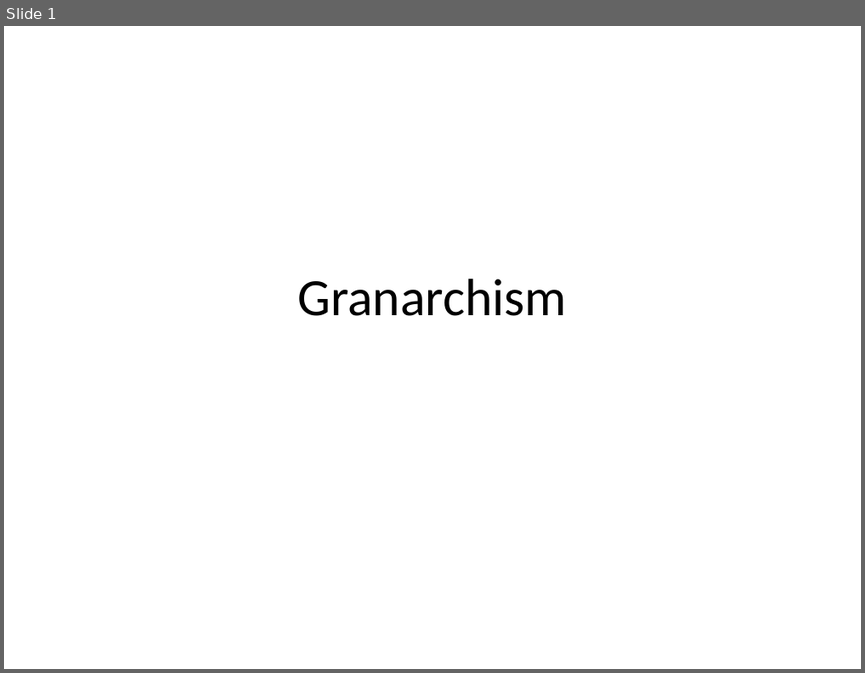
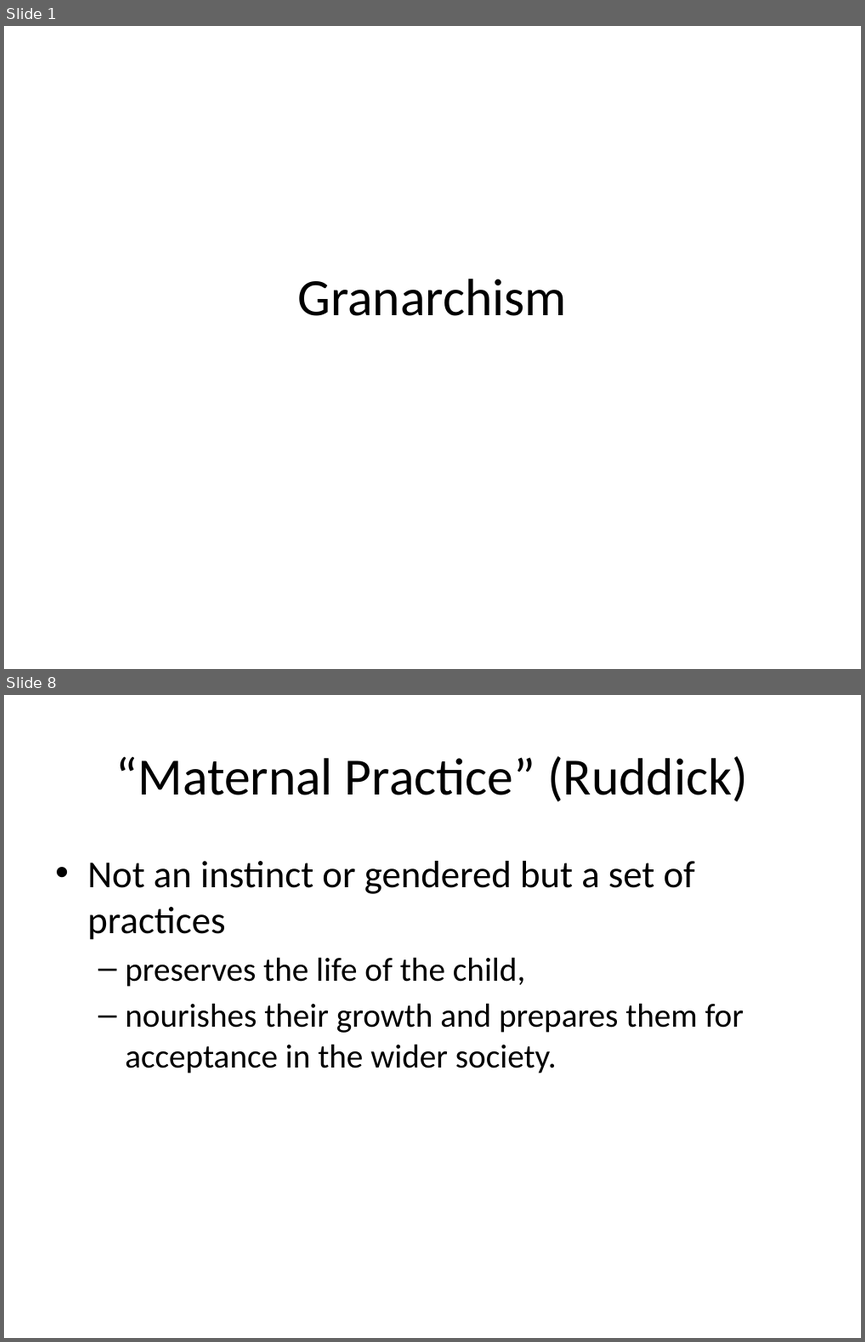
Before and after one commit to mcverter/Dissertation, a slide deck: work/__NEWEST__/KaG/220814_ASN_GRANARCHISM.pptx. Shown one above the other, each under a label of ours: slide 1 before the commit, slides 1 and 8 after it; the slides between them are not shown. The pictures are 865x673 and 865x1342 pixels, drawn with LibreOffice and Linux fonts; fonts in the diff are those of the drawing. Boxes give left, top, right and bottom in pixels: in the first picture for what was removed or moved away, otherwise in the second. Text is boxed around its words. In the diff, an @@ line names an element or a change of style, - is before the commit and + after.

```diff
--- a/work/__NEWEST__/KaG/220814_ASN_GRANARCHISM.pptx
+++ b/work/__NEWEST__/KaG/220814_ASN_GRANARCHISM.pptx
@@ slide 8 added at bbox=[4, 695, 861, 1338], background #FFFFFF @@
@@ title added at bbox=[116, 756, 748, 802], 44 pt, text #000000 @@
+“Maternal Practice” (Ruddick)
@@ text added at bbox=[87, 861, 744, 1073], 28 pt, text #000000 @@
+• Not an instinct or gendered but a set of practices
+  – preserves the life of the child,
+  – nourishes their growth and prepares them for acceptance in the wider society.
```
Also in this commit, not shown: 1 slide changed, 7 other slides added, 4 slides removed, 1 other file.
